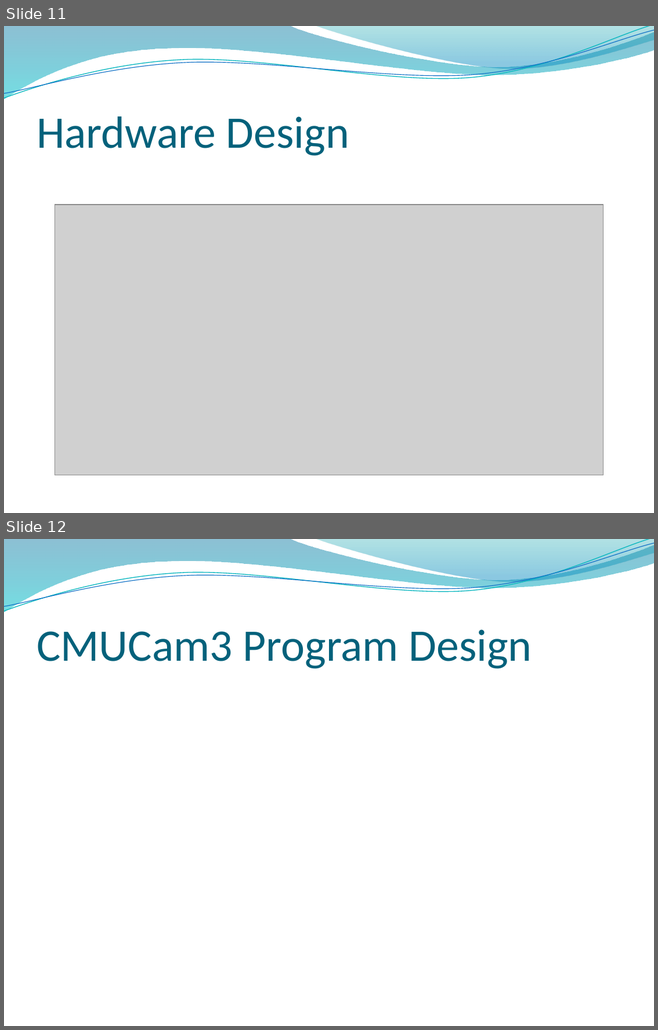
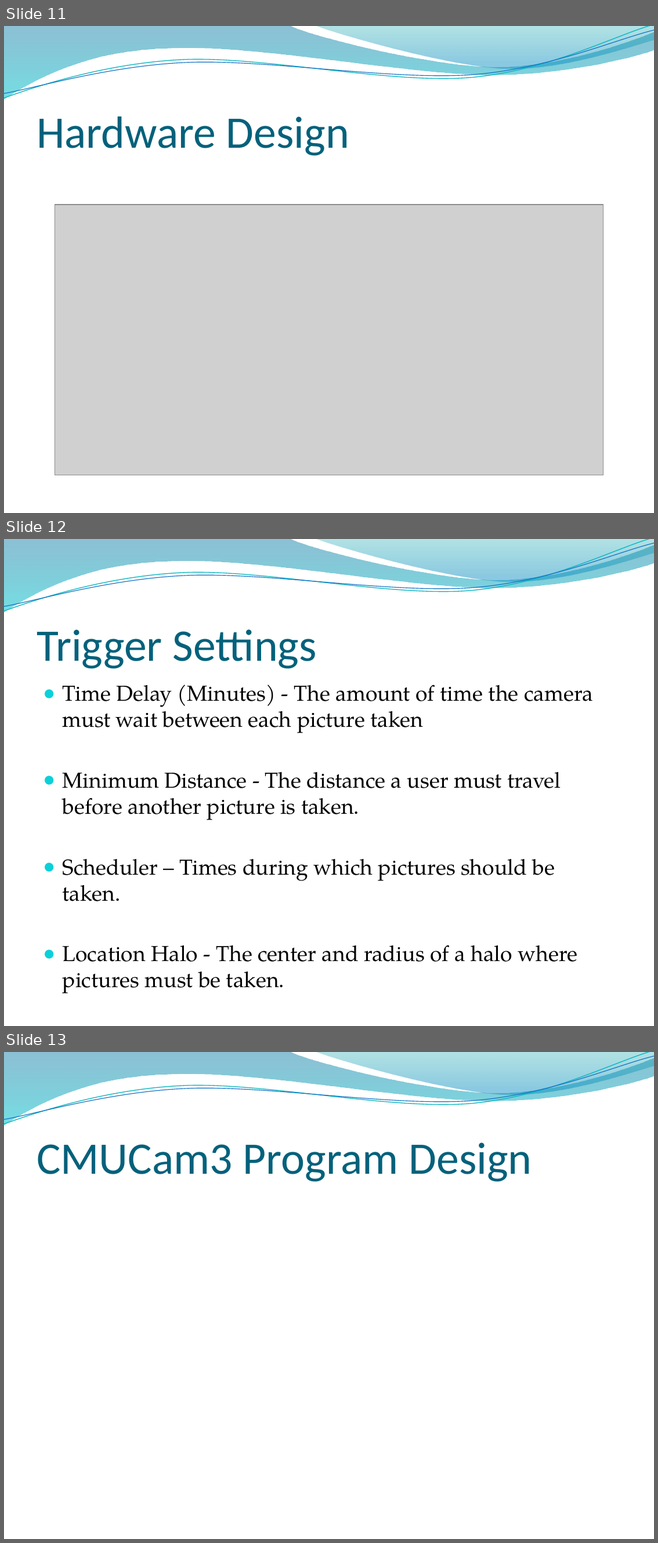
Before and after one commit to tasbal/cpsc483, a slide deck: MISC/Final Presentation.pptx. Shown one above the other, each under a label of ours: slides 11 and 12 before the commit, slides 11, 12 and 13 after it. The pictures are 658x1030 and 658x1543 pixels, drawn with LibreOffice and Linux fonts; fonts in the diff are those of the drawing; grey boxes stand for pictures; background and template pictures are left out. Boxes give left, top, right and bottom in pixels: in the first picture for what was removed or moved away, otherwise in the second. Text is boxed around its words. In the diff, an @@ line names an element or a change of style, - is before the commit and + after.

Commit message:
triggers slide

```diff
--- a/MISC/Final Presentation.pptx
+++ b/MISC/Final Presentation.pptx
@@ slide 12 added at (x1=4, y1=539, x2=654, y2=1026), background picture (left out); not listed: 4 template elements that a slide beside it also shows @@
@@ title added at (x1=36, y1=629, x2=317, y2=669), 50 pt, text #04617B @@
+Trigger Settings
@@ text added at (x1=63, y1=685, x2=593, y2=994), 24.1 pt, text #000000 @@
+● Time Delay (Minutes) - The amount of time the camera must wait between each picture taken
+● Minimum Distance - The distance a user must travel before another picture is taken.
+● Scheduler – Times during which pictures should be taken.
+● Location Halo - The center and radius of a halo where pictures must be taken.
@@ what was slide 12 is now slide 13 @@
```
